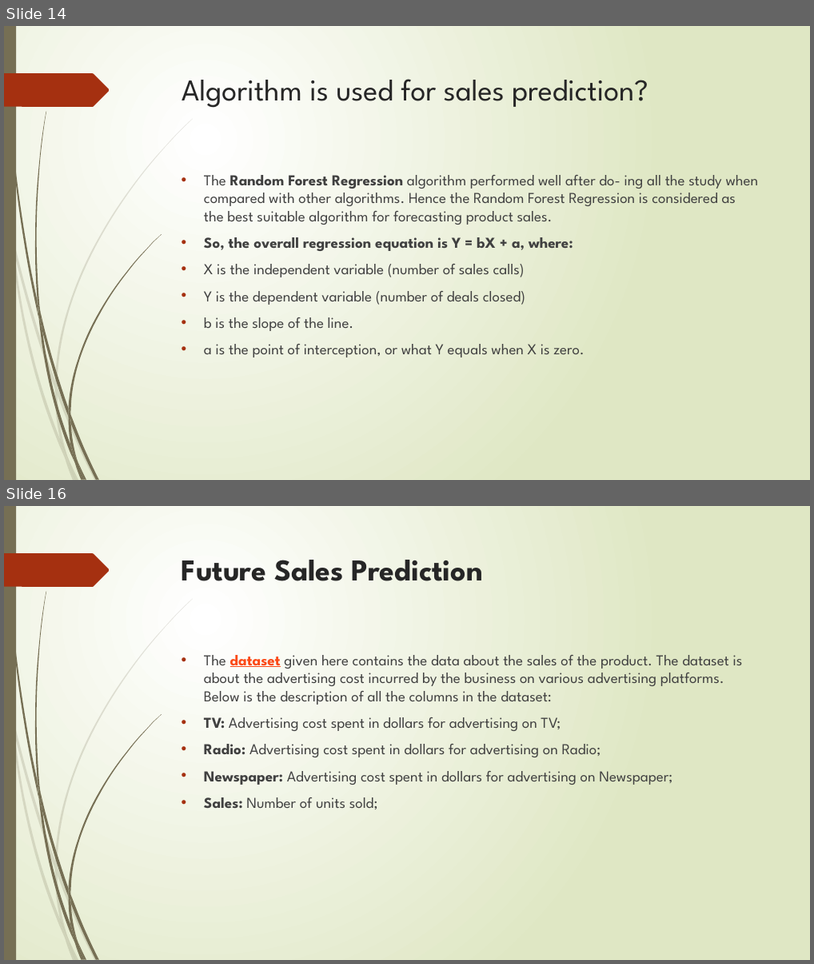
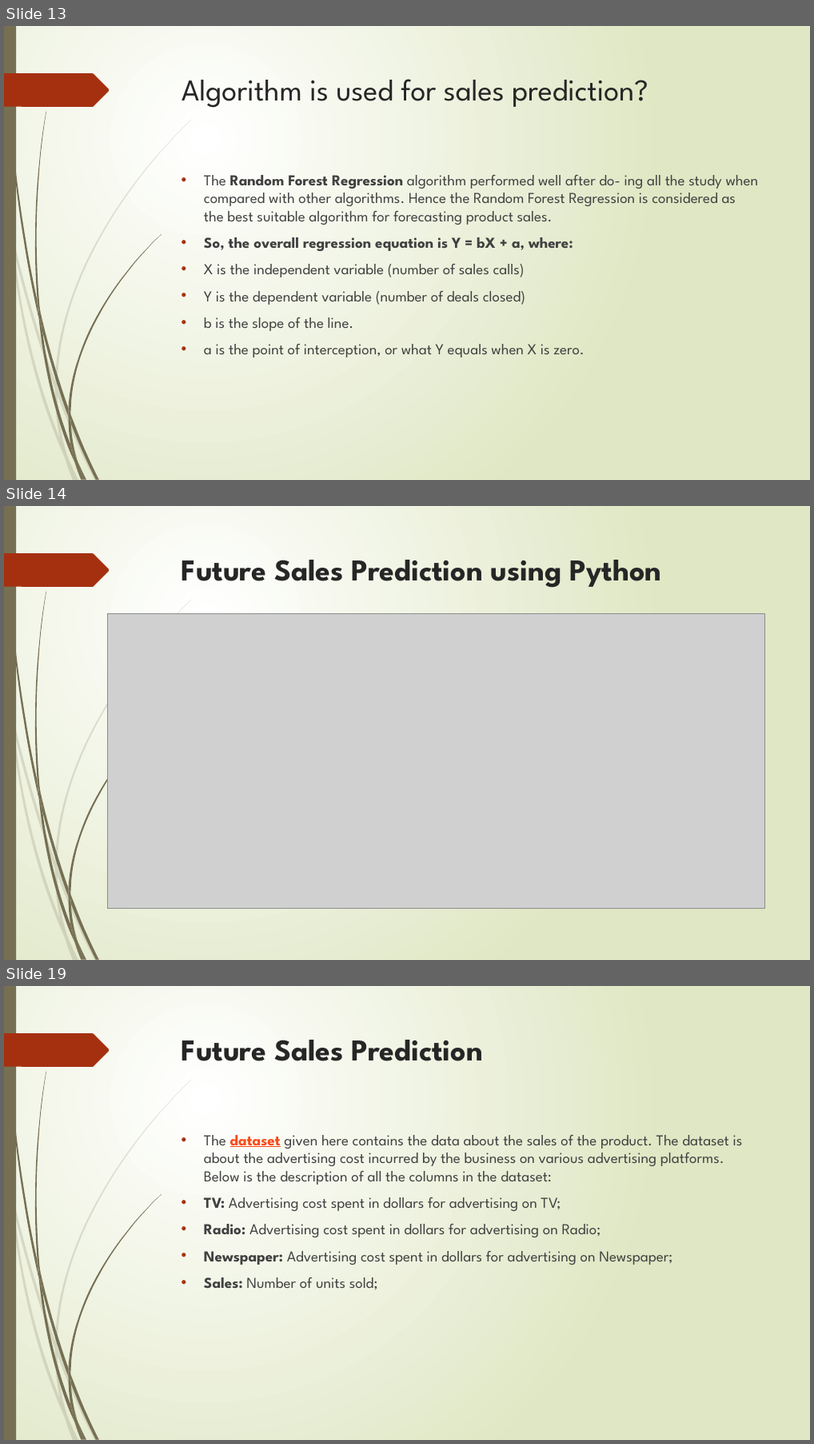
Before and after one commit to Rojasrivadlamuri/Final-Project, a slide deck: Future Sales Prediction with Machine Learning.pptx. Shown one above the other, each under a label of ours: slides 14 and 16 before the commit, slides 13, 14 and 19 after it; the slides between them are not shown. The pictures are 814x964 and 814x1444 pixels, drawn with LibreOffice and Linux fonts; fonts in the diff are those of the drawing; grey boxes stand for pictures. Boxes give left, top, right and bottom in pixels: in the first picture for what was removed or moved away, otherwise in the second. Text is boxed around its words. In the diff, an @@ line names an element or a change of style, - is before the commit and + after.

```diff
--- a/Future Sales Prediction with Machine Learning.pptx
+++ b/Future Sales Prediction with Machine Learning.pptx
@@ slide 14 added at box(4, 506, 810, 960), background gradient #FFFFFF to #DFE8C4; not listed: 24 template elements that a slide beside it also shows @@
@@ title added at box(182, 560, 662, 588), 36 pt, text #262626, bold @@
+Future Sales Prediction using Python
@@ picture added at box(107, 613, 765, 908) @@
@@ what was slide 14 is now slide 13 @@
@@ what was slide 16 is now slide 19 @@
```
Also in this commit, not shown: 4 slides changed, 3 other slides added, 1 slide removed.
